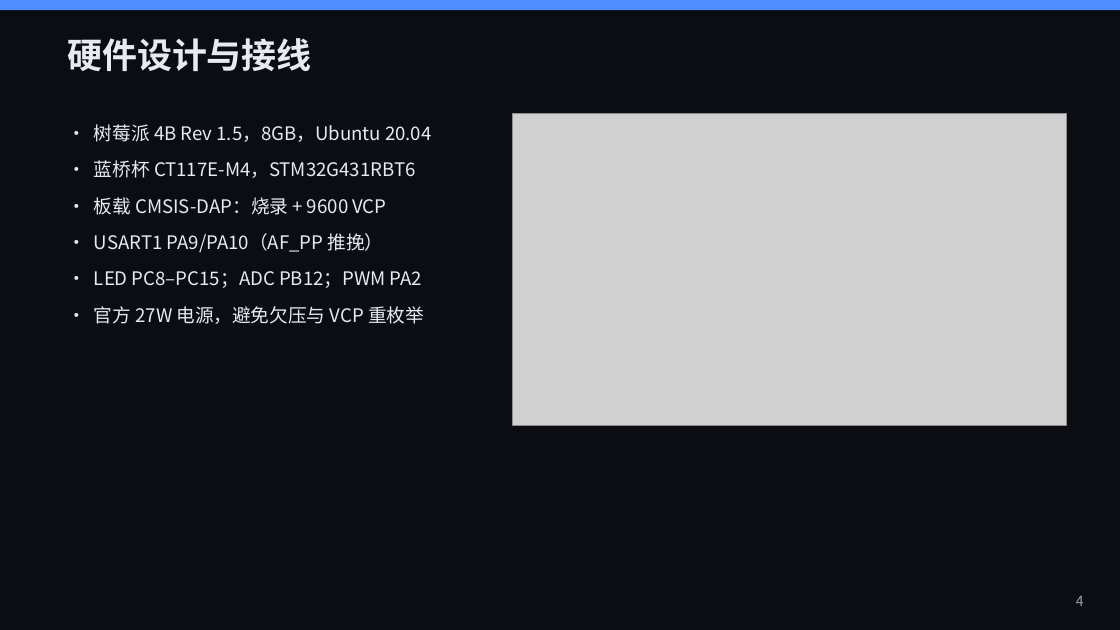
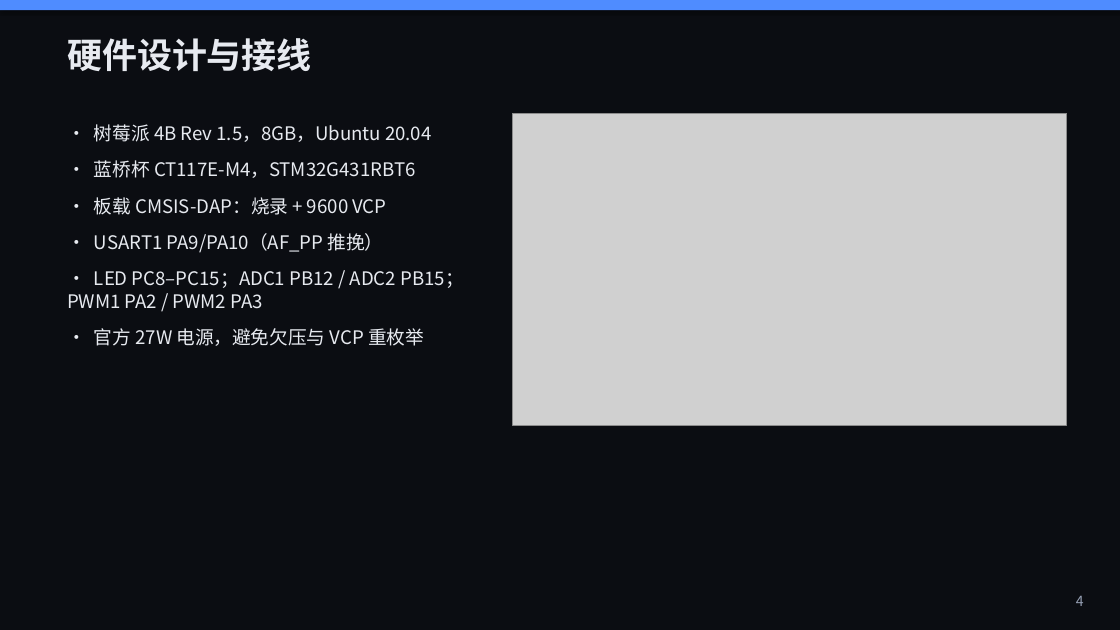
Before and after one commit to Apple-1814/Design-and-Implementation-of-an-Edge-Side-Multimodal-AI-Interaction-Terminal-Based-on-Raspberry-Pi-4, a slide deck: slide 4 of paper/答辩PPT.pptx. Drawn at 1120x630 pixels with LibreOffice and Linux fonts; fonts in the diff are those of the drawing; grey boxes stand for pictures. Boxes give left, top, right and bottom in pixels: in the first picture for what was removed or moved away, otherwise in the second. Text is boxed around its words. In the diff, an @@ line names an element or a change of style, - is before the commit and + after.

```diff
--- a/paper/答辩PPT.pptx
+++ b/paper/答辩PPT.pptx
@@ text at (67, 271, 463, 309): text changed @@
-• LED PC8–PC15；ADC PB12；PWM PA2
+• LED PC8–PC15；ADC1 PB12 / ADC2 PB15；PWM1 PA2 / PWM2 PA3
```
Also in this commit, not shown: 4 other slides changed, 24 other files.
